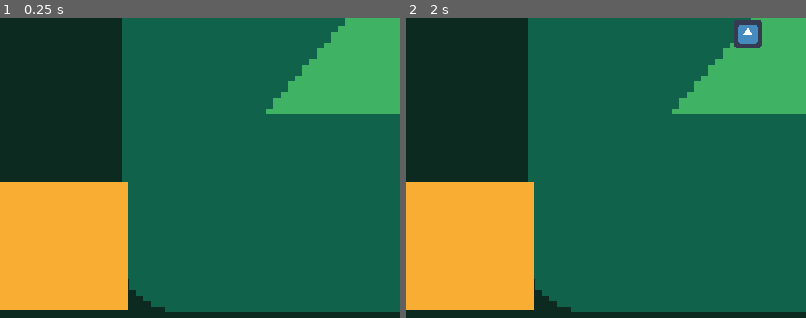
Above: before the commit, frames 1-2 (left to right).
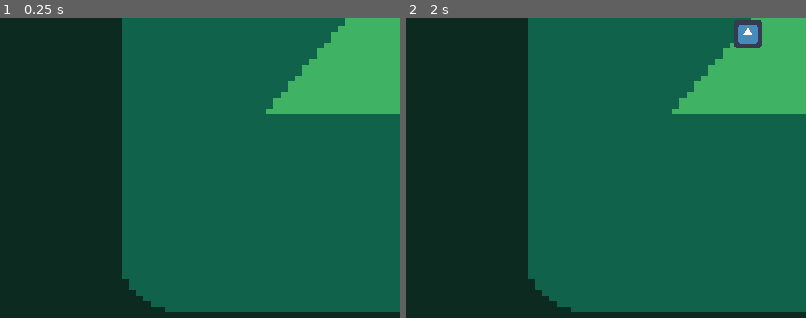
Above: after the commit, the same moments.

Repository: site12/LudumDare46
Game: Godot game, scene res://player/world.tscn
Two runs of this game, one before a commit and one after it. Both use one fixed random seed, a clock stepped at 60 frames per second and the inputs below. The engine's default icon, where the game draws it, is replaced by a stand-in: a white triangle on a blue panel in a dark square.
Inputs:
- Up to frame 1 (0.25 s): no input
- Up to frame 2 (2 s): tap Enter at 0.5 s; hold D (right) 0.53-1.28 s; tap Space (ui_select) at 0.77, 1.52 s; hold S (down) from 1.28 s (still down)
The pictures show only the part of the screen within x 0-50%, y 37-87%; the shares and areas given below are measured in that part.

The runs differ from the first frame. In frame 1, 14% of the frame differs, in the area x 0-32%, y 54-98%; in frame 2, 14%.
Error before the commit: Invalid call. Nonexistent function 'instance' in base 'Nil'. (res://dungen/Rooms/ROOM.gd:20)
Error after the commit: Invalid get index '54' (on base: 'Array'). (res://dungen/Rooms/ROOM.gd:22)

Commit message:
sdsdsd

Diff:
--- a/dungen/Rooms/ROOM.gd
+++ b/dungen/Rooms/ROOM.gd
@@ -2,21 +2,22 @@
 
 class_name room
 
-export var sizex = 5
-export var sizey = 5
+export var size = Vector2(54,57)
+var ground = [[]]
 var connected_rooms = []
 
 var tilesize = 128/2
 var roompos = global_position
-onready var tile = $tile
+onready var tile = load("res://dungen/Rooms/floorTile.tscn")
 
-func _init():
-	generate_floor(sizex,sizey)
+func _ready():
+	generate_floor(size)
 
 
-func generate_floor(x,y):
-	for xpos in sizex:
-		for ypos in sizey:
+func generate_floor(size):
+	for xpos in size.x:
+		for ypos in size.y:
 			var t = tile.instance()
 			t.position = roompos + Vector2(tilesize*xpos,tilesize*ypos)
+			ground[size.x][size.y] = t
 			add_child(t)
--- a/dungen/Rooms/ROOM.tscn
+++ b/dungen/Rooms/ROOM.tscn
@@ -1,11 +1,6 @@
-[gd_scene load_steps=3 format=2]
+[gd_scene load_steps=2 format=2]
 
-[ext_resource path="res://tiles/shitsquare.png" type="Texture" id=1]
 [ext_resource path="res://dungen/Rooms/ROOM.gd" type="Script" id=2]
 
 [node name="ROOM" type="Node2D"]
 script = ExtResource( 2 )
-
-[node name="tile" type="Sprite" parent="."]
-position = Vector2( 64, 64 )
-texture = ExtResource( 1 )
--- a/dungen/Rooms/floorTile.tscn
+++ b/dungen/Rooms/floorTile.tscn
@@ -1,3 +1,8 @@
-[gd_scene format=2]
+[gd_scene load_steps=2 format=2]
+
+[ext_resource path="res://tiles/shitsquare.png" type="Texture" id=1]
 
 [node name="floortile" type="Node2D"]
+
+[node name="Sprite" type="Sprite" parent="."]
+texture = ExtResource( 1 )
--- a/player/world.tscn
+++ b/player/world.tscn
@@ -12,8 +12,7 @@
 scale = Vector2( 7.21429, 5.5 )
 texture = ExtResource( 1 )
 
+[node name="ROOM" parent="." instance=ExtResource( 3 )]
+
 [node name="KinematicBody2D" parent="." instance=ExtResource( 2 )]
 position = Vector2( 192, 96 )
-
-[node name="ROOM" parent="." instance=ExtResource( 3 )]
-position = Vector2( 0, 384 )
